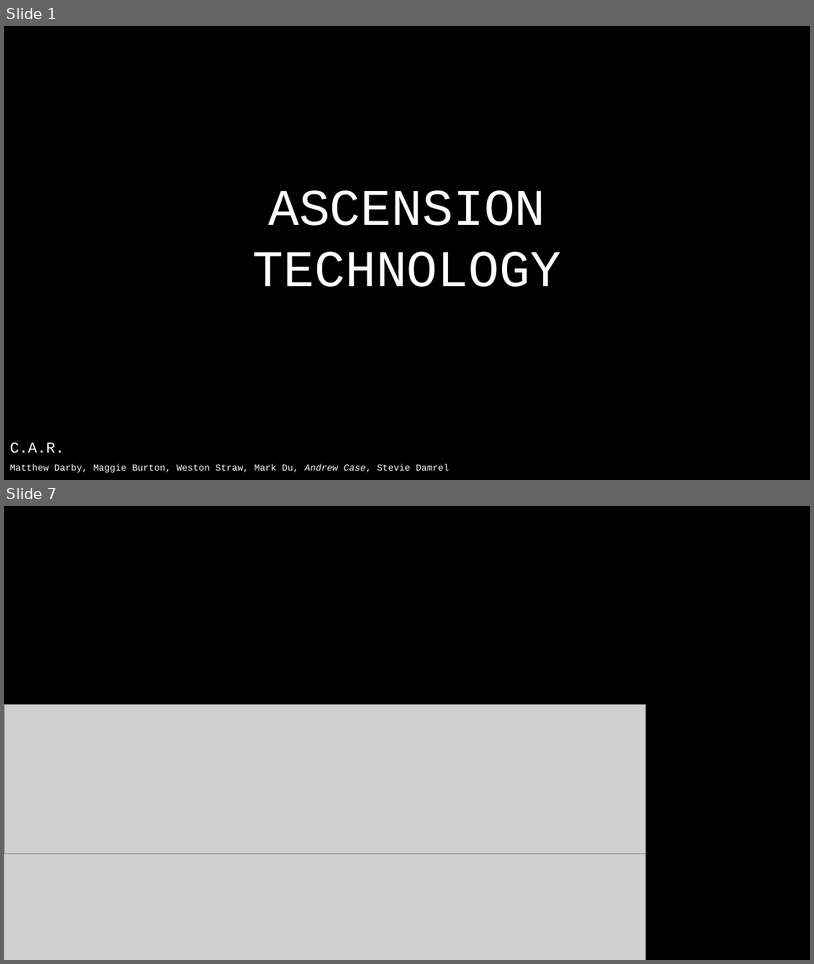
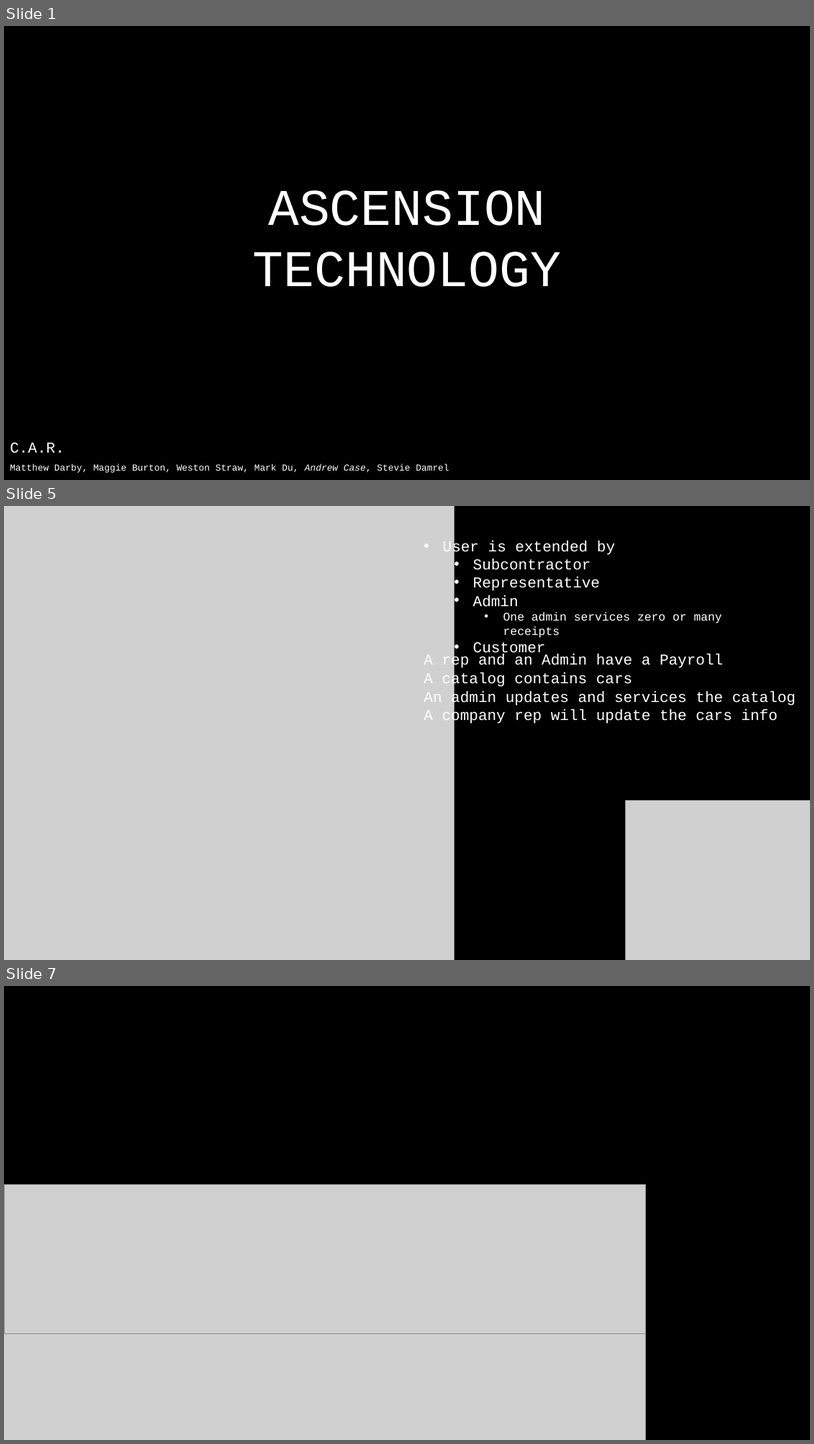
Before and after one commit to baylorSailor/C.A.R., a slide deck: Iteration-1/Iteration Presentation.pptx. Shown one above the other, each under a label of ours: slides 1 and 7 before the commit, slides 1, 5 and 7 after it; the slides between them are not shown. The pictures are 814x964 and 814x1444 pixels, drawn with LibreOffice and Linux fonts; fonts in the diff are those of the drawing; grey boxes stand for pictures; background and template pictures are left out. Boxes give left, top, right and bottom in pixels: in the first picture for what was removed or moved away, otherwise in the second. Text is boxed around its words. In the diff, an @@ line names an element or a change of style, - is before the commit and + after.

Commit message:
Adjusted ppt and added wireframe images

```diff
--- a/Iteration-1/Iteration Presentation.pptx
+++ b/Iteration-1/Iteration Presentation.pptx
@@ slide 5 added at [4, 506, 810, 960], background picture (left out) @@
@@ picture added at [4, 506, 454, 960] @@
@@ text added at [443, 541, 723, 657], 18 pt, text #FFFFFF @@
+• User is extended by
+  • Subcontractor
+  • Representative
+  • Admin
+    • One admin services zero or many receipts
+  • Customer
@@ text added at [424, 654, 723, 669], 18 pt, text #FFFFFF @@
+A rep and an Admin have a Payroll
@@ text added at [424, 672, 796, 725], 18 pt, text #FFFFFF @@
+A catalog contains cars
+An admin updates and services the catalog
+A company rep will update the cars info
@@ picture added at [626, 800, 810, 960] @@
```
Also in this commit, not shown: 3 slides changed, 1 other slide added, 2 slides removed, 1 other file.
